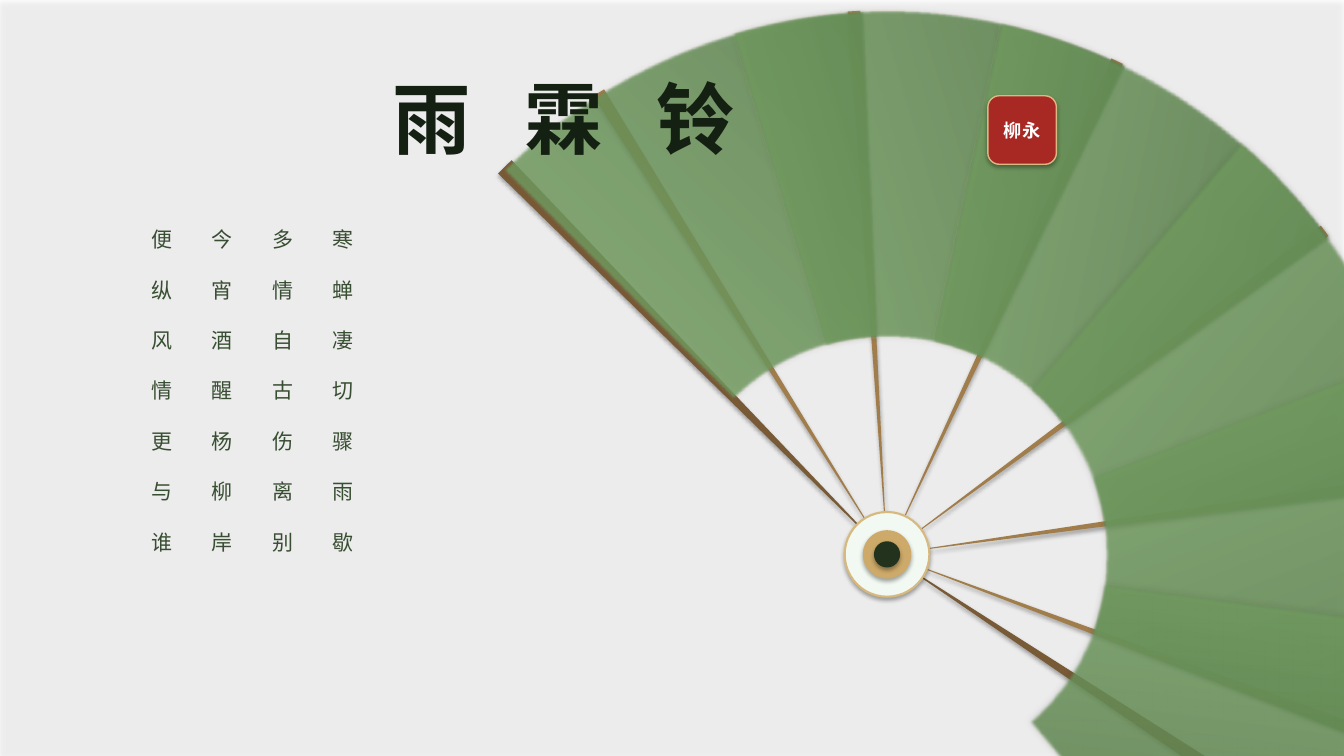
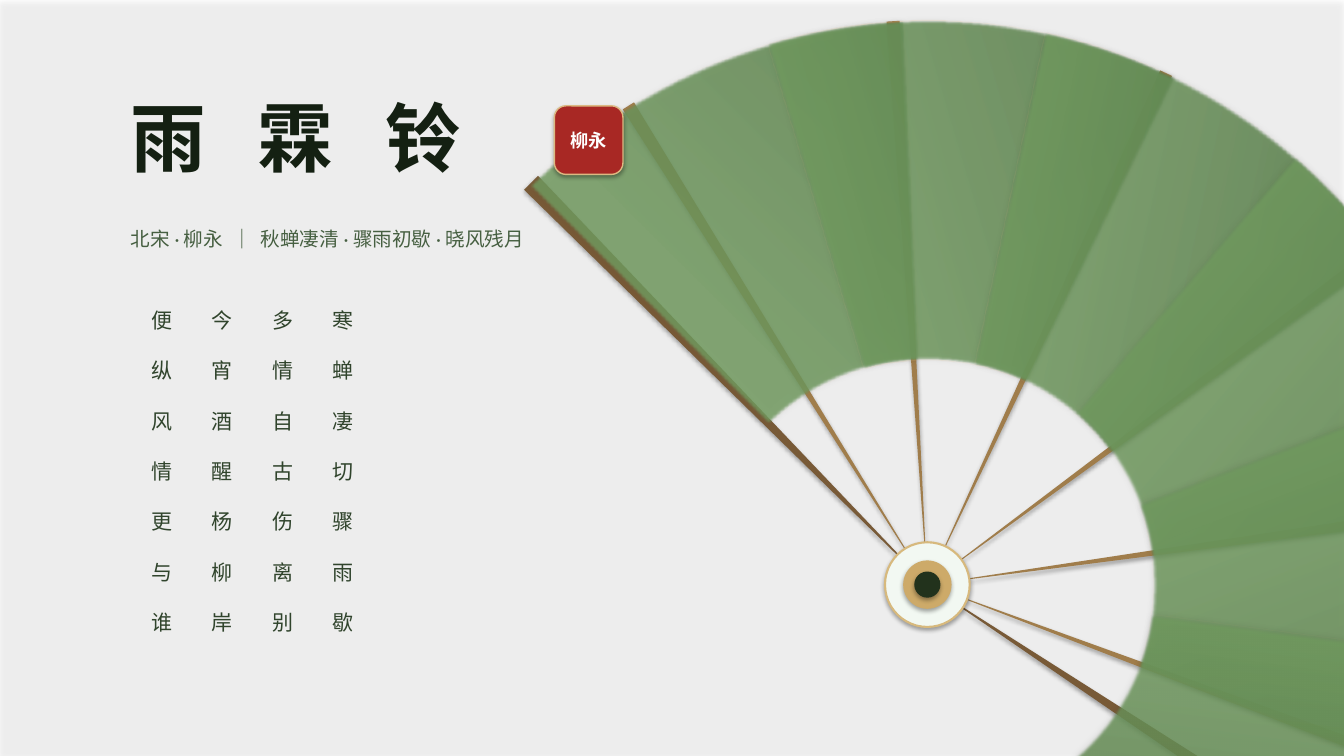
Before and after one commit to mo9652962-ai/second-brain, a slide deck: slide 2 of knowledge/Productivity/Fan_Native_Master.pptx. Drawn at 1344x756 pixels with LibreOffice and Linux fonts; fonts in the diff are those of the drawing; background and template pictures are left out. Boxes give left, top, right and bottom in pixels: in the first picture for what was removed or moved away, otherwise in the second. Text is boxed around its words. In the diff, an @@ line names an element or a change of style, - is before the commit and + after.

```diff
--- a/knowledge/Productivity/Fan_Native_Master.pptx
+++ b/knowledge/Productivity/Fan_Native_Master.pptx
@@ rectangle at <box>0,0,1344,756</box>: fill #FFFFFF at 28% opacity to #FFFFFF at 26% opacity @@
@@ arch (boxed as its full ring): place and size @@
-arch (boxed as its full ring) at <box>117,0,1344,756</box>
+arch (boxed as its full ring) at <box>129,0,1344,756</box>
@@ pie slice (boxed as its full ellipse): place and size @@
-pie slice (boxed as its full ellipse) at <box>117,0,1344,756</box>
+pie slice (boxed as its full ellipse) at <box>129,0,1344,756</box>
@@ arch (boxed as its full ring): place and size @@
-arch (boxed as its full ring) at <box>120,0,1344,756</box>
+arch (boxed as its full ring) at <box>132,0,1344,756</box>
@@ pie slice (boxed as its full ellipse): place and size @@
-pie slice (boxed as its full ellipse) at <box>125,0,1344,756</box>
+pie slice (boxed as its full ellipse) at <box>137,0,1344,756</box>
@@ pie slice (boxed as its full ellipse): place and size @@
-pie slice (boxed as its full ellipse) at <box>135,0,1344,756</box>
+pie slice (boxed as its full ellipse) at <box>147,0,1344,756</box>
@@ pie slice (boxed as its full ellipse): place and size @@
-pie slice (boxed as its full ellipse) at <box>136,0,1344,756</box>
+pie slice (boxed as its full ellipse) at <box>148,0,1344,756</box>
@@ pie slice (boxed as its full ellipse): place and size @@
-pie slice (boxed as its full ellipse) at <box>167,0,1344,756</box>
+pie slice (boxed as its full ellipse) at <box>180,0,1344,756</box>
@@ arch (boxed as its full ring): place and size @@
-arch (boxed as its full ring) at <box>184,0,1344,756</box>
+arch (boxed as its full ring) at <box>198,0,1344,756</box>
@@ pie slice (boxed as its full ellipse): place and size @@
-pie slice (boxed as its full ellipse) at <box>190,0,1344,756</box>
+pie slice (boxed as its full ellipse) at <box>204,0,1344,756</box>
@@ arch (boxed as its full ring): place and size @@
-arch (boxed as its full ring) at <box>211,0,1344,756</box>
+arch (boxed as its full ring) at <box>226,0,1344,756</box>
@@ arch (boxed as its full ring): place and size @@
-arch (boxed as its full ring) at <box>242,0,1344,756</box>
+arch (boxed as its full ring) at <box>258,0,1344,756</box>
@@ pie slice (boxed as its full ellipse): place and size @@
-pie slice (boxed as its full ellipse) at <box>268,0,1344,756</box>
+pie slice (boxed as its full ellipse) at <box>285,0,1344,756</box>
@@ arch (boxed as its full ring): place and size @@
-arch (boxed as its full ring) at <box>276,0,1344,756</box>
+arch (boxed as its full ring) at <box>294,0,1344,756</box>
@@ pie slice (boxed as its full ellipse): place and size @@
-pie slice (boxed as its full ellipse) at <box>305,0,1344,756</box>
+pie slice (boxed as its full ellipse) at <box>324,0,1344,756</box>
@@ text "雨 霖 铃": place and size @@
-text "雨 霖 铃" at <box>393,69,735,155</box>
+text "雨 霖 铃" at <box>131,101,461,173</box>
@@ text "雨 霖 铃" at <box>131,101,461,173</box>: size 56 to 54 pt @@
@@ rounded rectangle "柳永": place and size @@
-rounded rectangle "柳永" at <box>988,96,1057,164</box>
+rounded rectangle "柳永" at <box>555,106,623,174</box>
@@ text added at <box>131,229,523,248</box>, 14 pt, text #465F41 @@
+北宋 · 柳永 ｜ 秋蝉凄清 · 骤雨初歇 · 晓风残月
@@ 4 texts: place and size @@
-4 texts at <box>151,229,353,552</box>
+4 texts at <box>151,310,353,632</box>
@@ text colour #384E32 to #30442C in 4 elements at <box>332,310,353,632</box>, <box>272,310,293,632</box>, <box>212,310,233,632</box>, <box>151,310,172,632</box> @@
@@ 3 ellipses: place and size @@
-3 ellipses at <box>845,512,930,597</box>
+3 ellipses at <box>885,542,970,627</box>
```
Also in this commit, not shown: 1 slide added, 1 slide removed, 6 other files.
